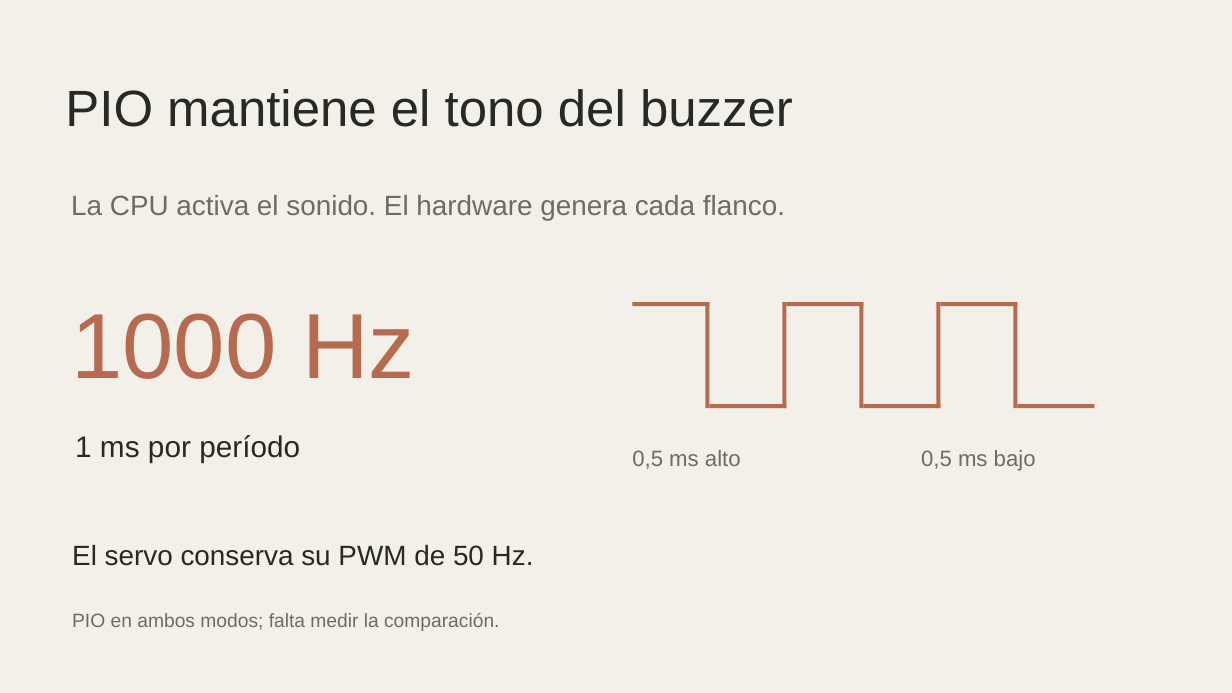
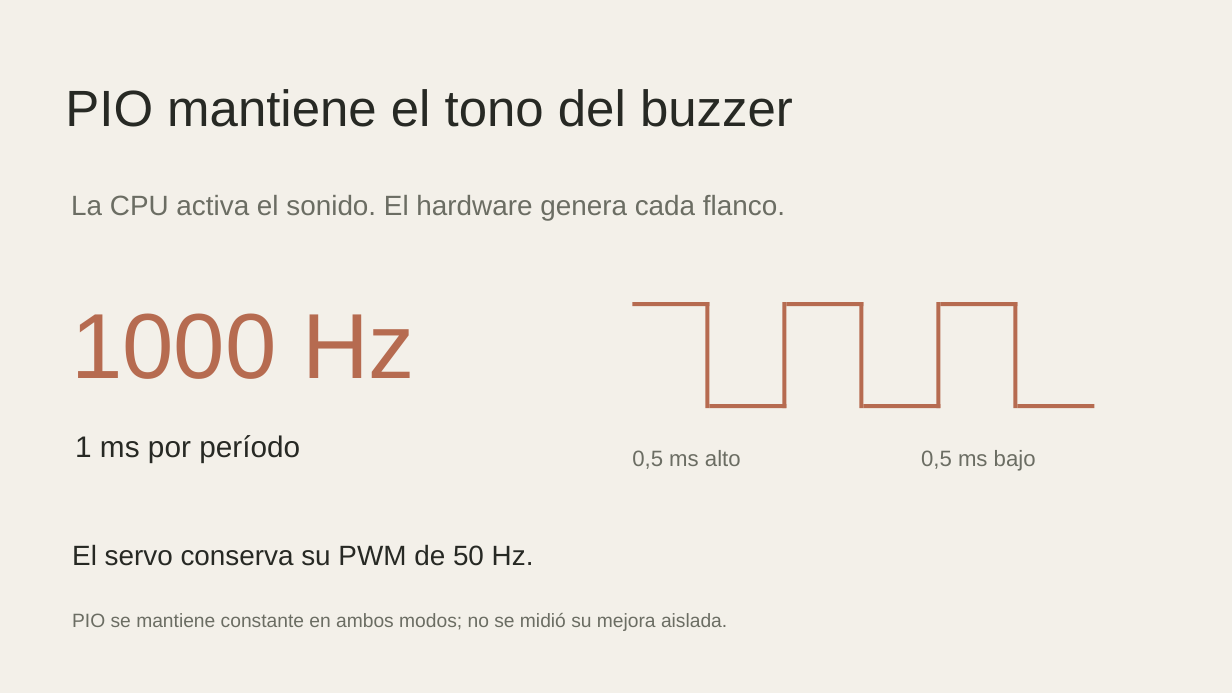
Before and after one commit to 26100988-pixel/aforo-bidireccional-pico2w, a slide deck: slide 7 of documentacion/presentacion/Control_de_aforo.pptx. Drawn at 1232x693 pixels with LibreOffice and Linux fonts; fonts in the diff are those of the drawing. Boxes give left, top, right and bottom in pixels: in the first picture for what was removed or moved away, otherwise in the second. Text is boxed around its words. In the diff, an @@ line names an element or a change of style, - is before the commit and + after.

```diff
--- a/documentacion/presentacion/Control_de_aforo.pptx
+++ b/documentacion/presentacion/Control_de_aforo.pptx
@@ text at (72,613,727,631): text changed @@
-PIO en ambos modos; falta medir la comparación.
+PIO se mantiene constante en ambos modos; no se midió su mejora aislada.
```
Also in this commit, not shown: 1 other slide changed, 7 other files.
